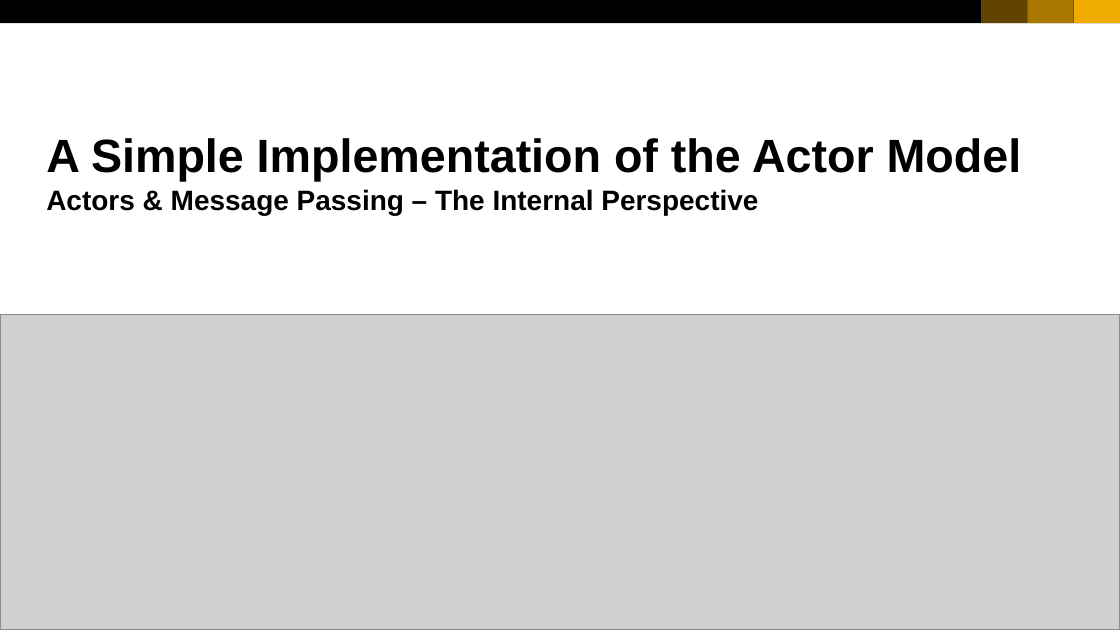
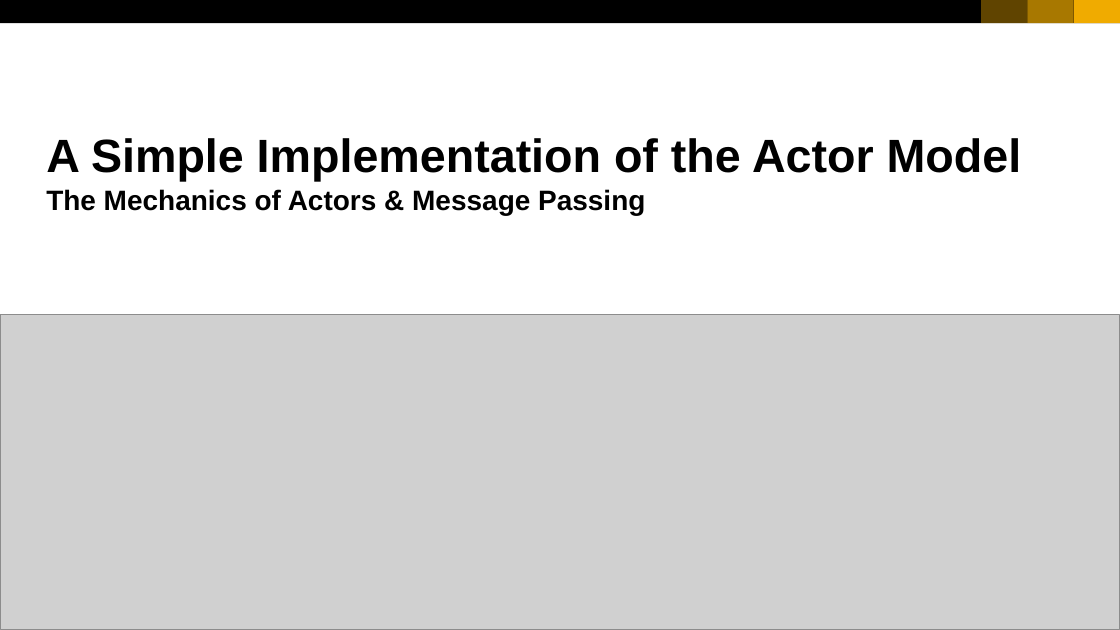
Before and after one commit to ChrisWhealy/WeatherDemo, a slide deck: slide 13 of documentation/Using the Actor Model.ppsx (slide 23 before the commit). Drawn at 1120x630 pixels with LibreOffice and Linux fonts; fonts in the diff are those of the drawing; grey boxes stand for pictures. Boxes give left, top, right and bottom in pixels: in the first picture for what was removed or moved away, otherwise in the second. Text is boxed around its words. In the diff, an @@ line names an element or a change of style, - is before the commit and + after.

```diff
--- a/documentation/Using the Actor Model.ppsx
+++ b/documentation/Using the Actor Model.ppsx
@@ text at (46, 189, 645, 215): text changed @@
-Actors & Message Passing – The Internal Perspective
+The Mechanics of Actors & Message Passing
```
Also in this commit, not shown: 11 other slides changed, 8 slides removed, 3 other files.
